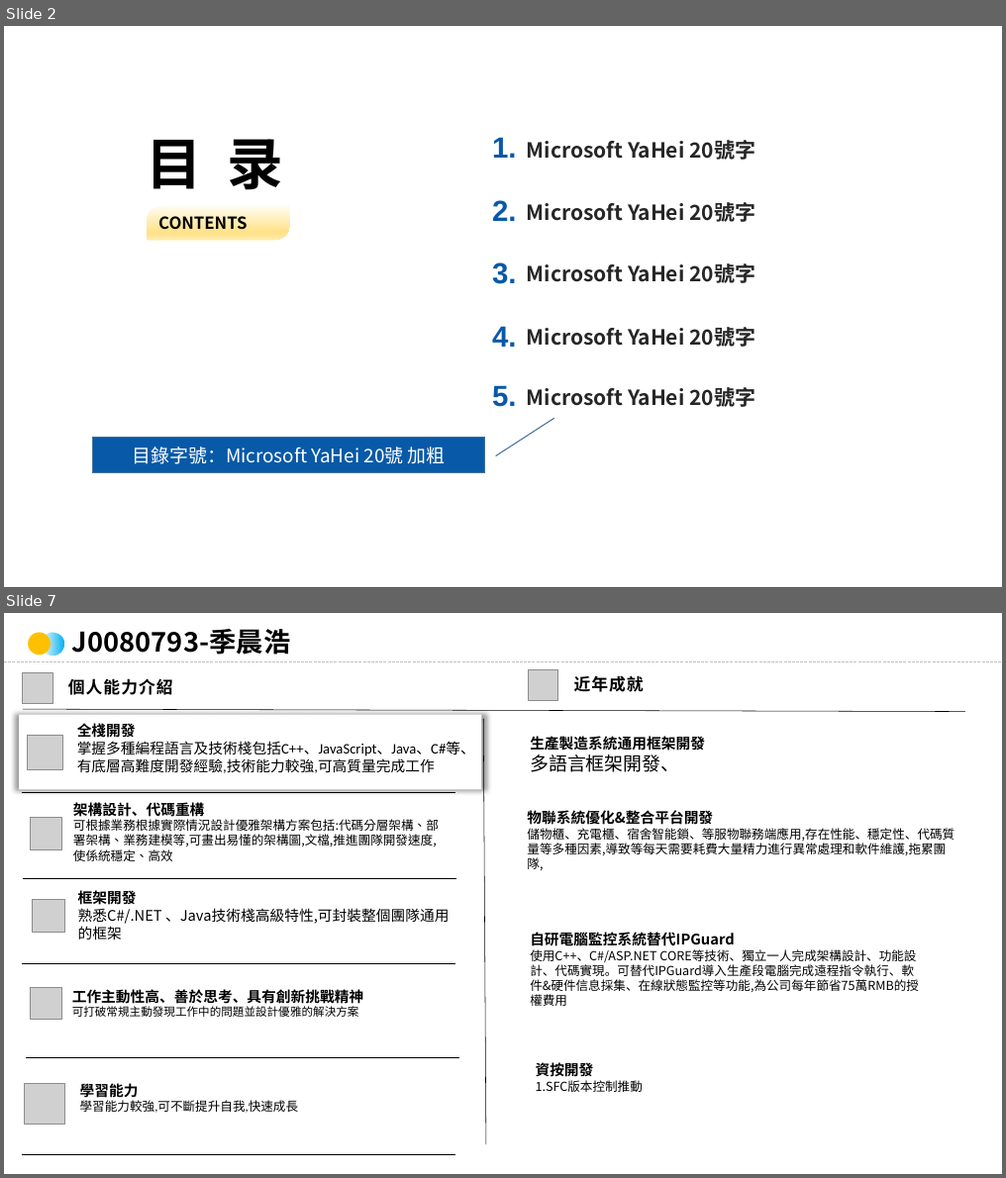
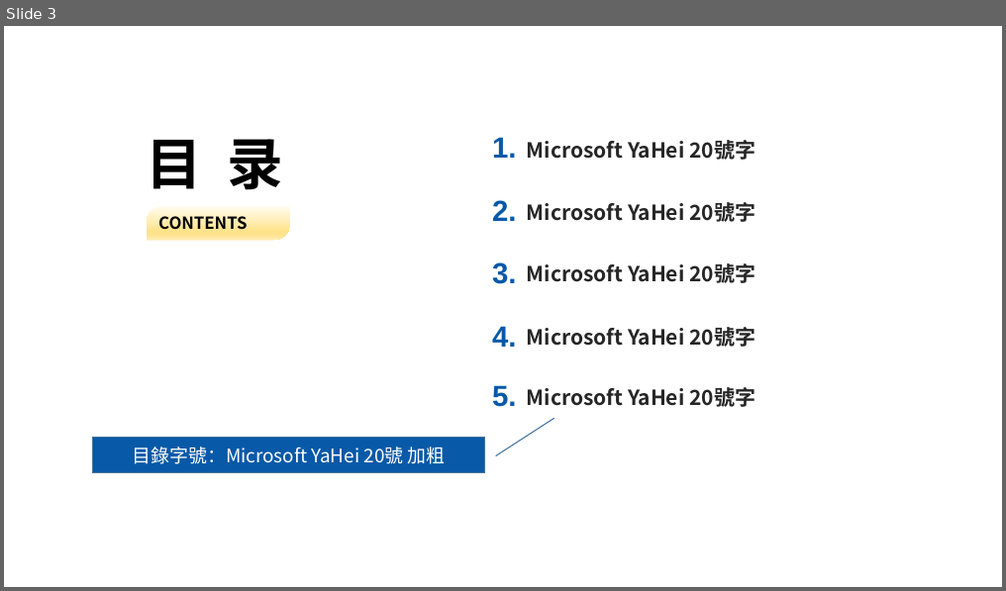
Before and after one commit to NoBug4Ever/work_files, a slide deck: J0080793.pptx. Shown one above the other, each under a label of ours: slides 2 and 7 before the commit, slide 3 after it; the slides between them are not shown. The pictures are 1006x1178 and 1006x591 pixels, drawn with LibreOffice and Linux fonts; fonts in the diff are those of the drawing; grey boxes stand for pictures; background and template pictures are left out. Boxes give left, top, right and bottom in pixels: in the first picture for what was removed or moved away, otherwise in the second. Text is boxed around its words. In the diff, an @@ line names an element or a change of style, - is before the commit and + after.

```diff
--- a/J0080793.pptx
+++ b/J0080793.pptx
@@ slide 7 removed at (4, 613, 1002, 1174), background #FFFFFF @@
@@ ellipse removed at (28, 633, 51, 655) @@
@@ ellipse removed at (41, 633, 63, 655) @@
@@ text removed at (72, 629, 290, 655) @@
-J0080793-季晨浩
@@ line removed from (4, 663) to (1002, 663) @@
@@ picture removed at (528, 669, 558, 700) @@
@@ picture removed at (22, 672, 53, 703) @@
@@ text removed at (68, 678, 173, 695) @@
-個人能力介紹
@@ text removed at (574, 675, 644, 692) @@
-近年成就
@@ rectangle removed at (19, 715, 481, 789) @@
@@ line removed from (23, 709) to (965, 712) @@
@@ text removed at (77, 722, 475, 773) @@
-全棧開發
-掌握多種編程語言及技術棧包括C++、JavaScript、Java、C#等、有底層高難度開發經驗,技術能力較強,可高質量完成工作
@@ line removed from (484, 719) to (486, 1145) @@
@@ picture removed at (27, 735, 62, 770) @@
@@ text removed at (530, 734, 705, 772) @@
-生產製造系統通用框架開發
-多語言框架開發、
@@ line removed from (21, 792) to (455, 792) @@
@@ picture removed at (30, 818, 62, 851) @@
@@ text removed at (73, 802, 439, 861) @@
-架構設計、代碼重構
-可根據業務根據實際情況設計優雅架構方案包括:代碼分層架構、部署架構、業務建模等,可畫出易懂的架構圖,文檔,推進團隊開發速度,使係統穩定、高效
@@ text removed at (527, 810, 954, 870) @@
-物聯系統優化&整合平台開發
-儲物櫃、充電櫃、宿舍智能鎖、等服物聯務端應用,存在性能、穩定性、代碼質量等多種因素,導致等每天需要耗費大量精力進行異常處理和軟件維護,拖累團隊,
@@ line removed from (23, 878) to (456, 878) @@
@@ picture removed at (32, 899, 64, 932) @@
@@ text removed at (78, 889, 449, 941) @@
-框架開發
-熟悉C#/.NET 、Java技術棧高級特性,可封裝整個團隊通用的框架
@@ text removed at (530, 932, 919, 992) @@
-自研電腦監控系統替代IPGuard
-使用C++、C#/ASP.NET CORE等技術、獨立一人完成架構設計、功能設計、代碼實現。可替代IPGuard導入生產段電腦完成遠程指令執行、軟件&硬件信息採集、在線狀態監控等功能,為公司每年節省75萬RMB的授權費用
@@ line removed from (21, 964) to (455, 964) @@
@@ picture removed at (30, 987, 61, 1020) @@
@@ text removed at (72, 989, 363, 1017) @@
-工作主動性高、善於思考、具有創新挑戰精神
-可打破常規主動發現工作中的問題並設計優雅的解決方案
@@ picture removed at (24, 1084, 64, 1124) @@
@@ line removed from (26, 1059) to (460, 1059) @@
@@ text removed at (80, 1083, 298, 1113) @@
-學習能力
-學習能力較強,可不斷提升自我,快速成長
@@ text removed at (536, 1061, 643, 1092) @@
-資按開發
-1.SFC版本控制推動
@@ line removed from (21, 1155) to (455, 1155) @@
@@ what was slide 2 is now slide 3 @@
```
Also in this commit, not shown: 2 slides added, 7 other slides removed, 2 other files.
